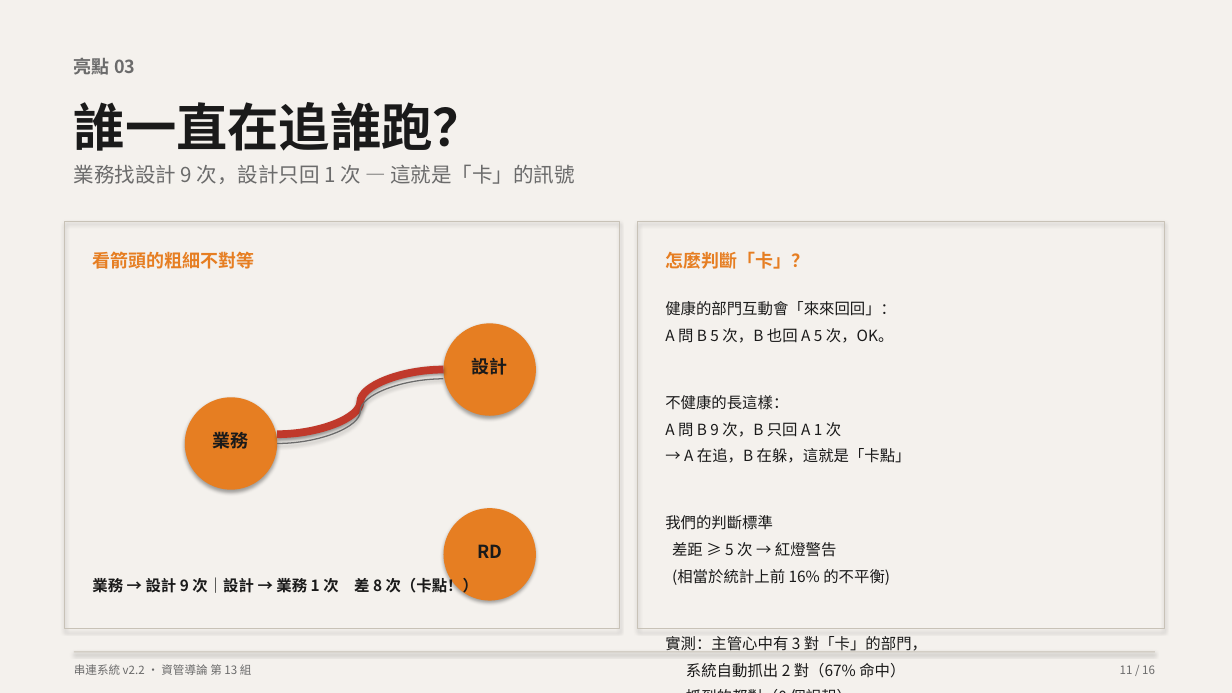
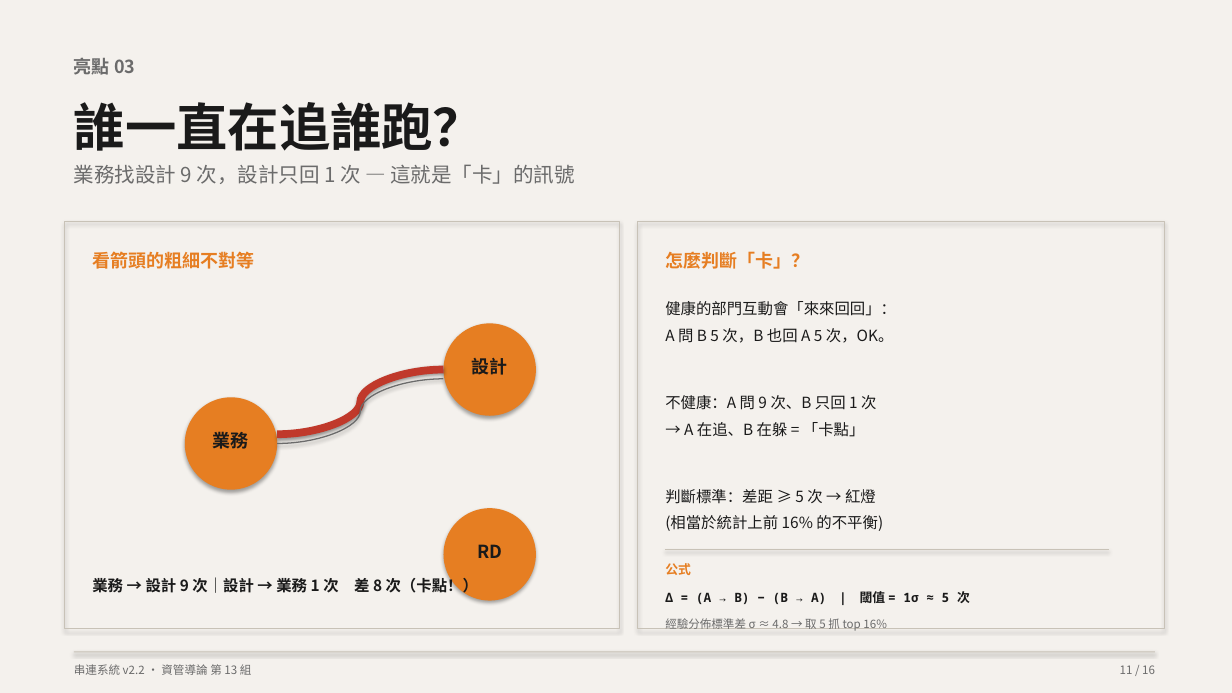
Before and after one commit to Peter2594/chuanlien-system-v2, a slide deck: slide 11 of docs/串連系統_簡報.pptx. Drawn at 1232x693 pixels with LibreOffice and Linux fonts; fonts in the diff are those of the drawing. Boxes give left, top, right and bottom in pixels: in the first picture for what was removed or moved away, otherwise in the second. Text is boxed around its words. In the diff, an @@ line names an element or a change of style, - is before the commit and + after.

Commit message:
docs(slides): 四頁加上公式 + 解讀
每個公式都標清楚「為什麼這樣寫」的一句話解釋。

Slide 5 員工負載：
  公式：Load = Σᵢ wᵢ · Countᵢ · e^(−tᵢ/14)
  解讀：每件事 × 重要性權重 × 時間打折，累加後排名

Slide 7 決策影響：
  公式：adjustedΔ = (after − before) − β·t
  解讀：原始差扣掉「大盤本來會走到的位置」

Slide 9 智能搜尋（BM25F）：
  公式：score = Σ wᶠ · IDF · TF / (TF + k₁(1−b+b·dl/avgdl))
  解讀：欄位加權 × 詞稀有度 × 詞頻飽和 × 長度修正
  (順便移除之前的假數字「命中率提升 93%」)

Slide 11 部門網絡：
  公式：Δ = (A → B) − (B → A)　|　閾值 = 1σ ≈ 5 次
  解讀：經驗分佈標準差 σ ≈ 4.8 → 取 5 抓 top 16%

模組頁 (5/7) 的演算法 chip 從 1 行擴展到 3 行（演算法/公式/解讀），
亮點頁 (9/11) 在右卡底部加 hairline 分隔線 + 公式區塊。

工程上保持工業風（公式用 Consolas 等寬字、accent 橘標 label）。

```diff
--- a/docs/串連系統_簡報.pptx
+++ b/docs/串連系統_簡報.pptx
@@ text at [665, 395, 876, 504]: text changed @@
-不健康的長這樣：
-A 問 B 9 次，B 只回 A 1 次
-→ A 在追，B 在躲，這就是「卡點」
-我們的判斷標準
-差距 ≥ 5 次 → 紅燈警告
+不健康：A 問 9 次、B 只回 1 次
+→ A 在追、B 在躲 = 「卡點」
+判斷標準：差距 ≥ 5 次 → 紅燈
@@ line added from (665, 550) to (1109, 550), #C8C2B7 0.75 pt @@
@@ text added at [665, 563, 691, 575], 10 pt, text #E67E22, bold @@
+公式
@@ text added at [665, 589, 970, 607], 10 pt, text #1A1A1A, bold @@
+Δ = (A → B) − (B → A) | 閾值 = 1σ ≈ 5 次
@@ text added at [665, 618, 886, 631], 9 pt, text #6B6B6B @@
+經驗分佈標準差 σ ≈ 4.8 → 取 5 抓 top 16%
@@ text at [665, 636, 927, 678]: paragraphs removed @@
-實測：主管心中有 3 對「卡」的部門，
-系統自動抓出 2 對（67% 命中）
-抓到的都對（0 個誤報）
```
Also in this commit, not shown: 4 other slides changed, 1 other file.
